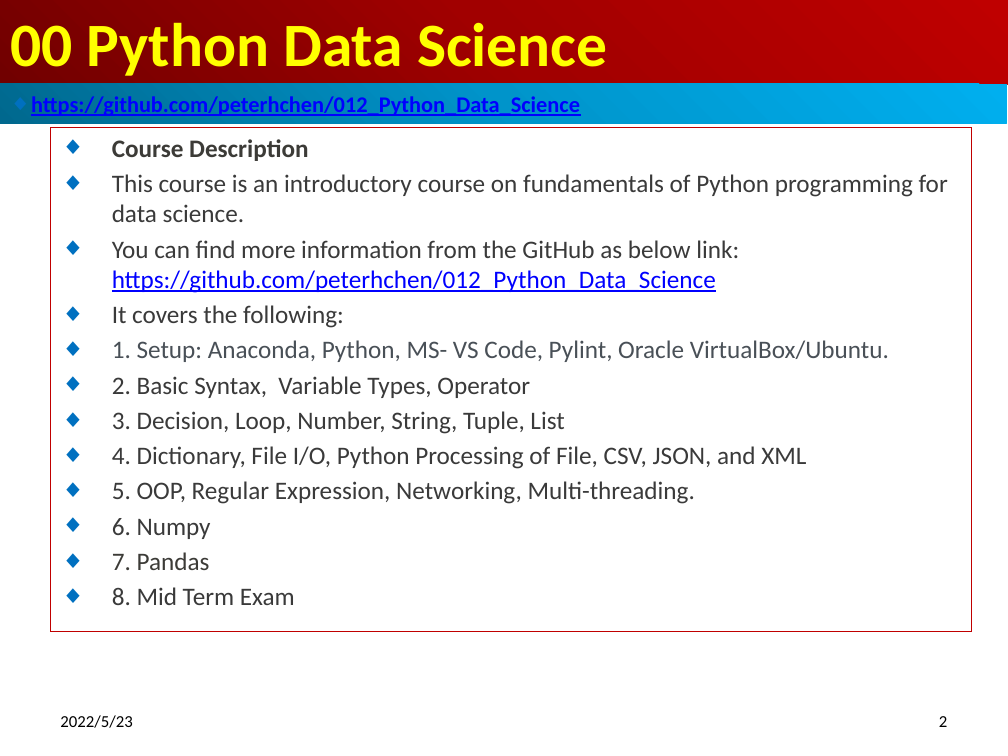
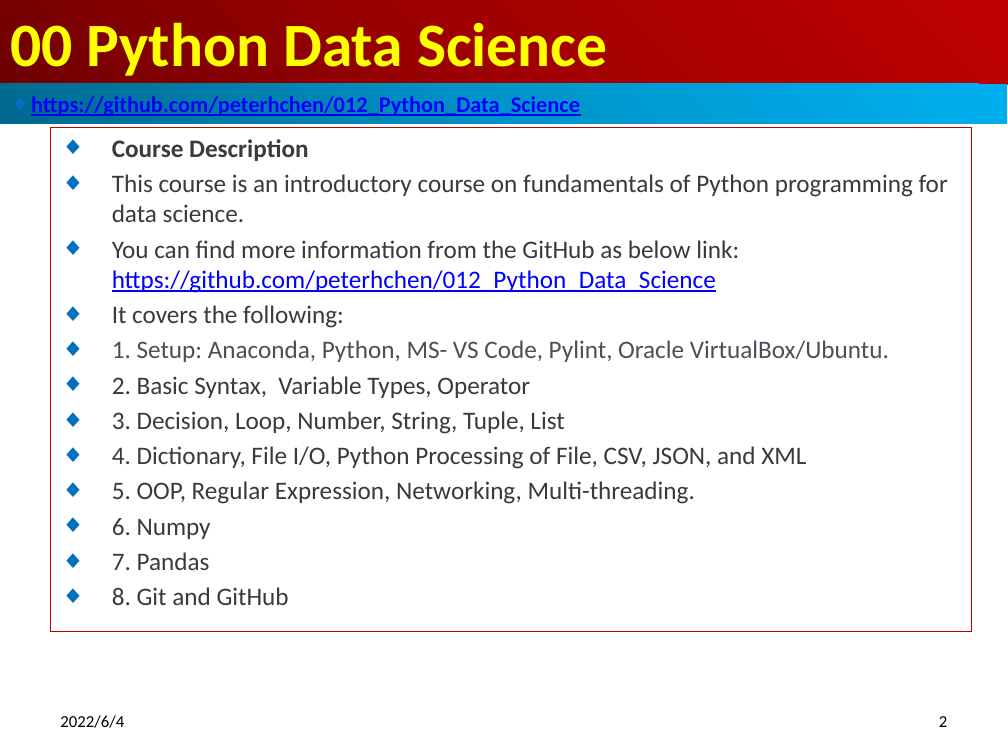
Before and after one commit to peterhchen/012_Python_Data_Science, a slide deck: slide 2 of 00_Python_DataScience_Syllabus.pptx. Drawn at 1008x756 pixels with LibreOffice and Linux fonts; fonts in the diff are those of the drawing. Boxes give left, top, right and bottom in pixels: in the first picture for what was removed or moved away, otherwise in the second. Text is boxed around its words. In the diff, an @@ line names an element or a change of style, - is before the commit and + after.

```diff
--- a/00_Python_DataScience_Syllabus.pptx
+++ b/00_Python_DataScience_Syllabus.pptx
@@ subtitle at (112,587,289,605): text changed @@
-◆ 8. Mid Term Exam
+◆ 8. Git and GitHub
@@ text at (60,715,124,728): text changed @@
-2022/5/23
+2022/6/4
```
Also in this commit, not shown: 5 other slides changed.
